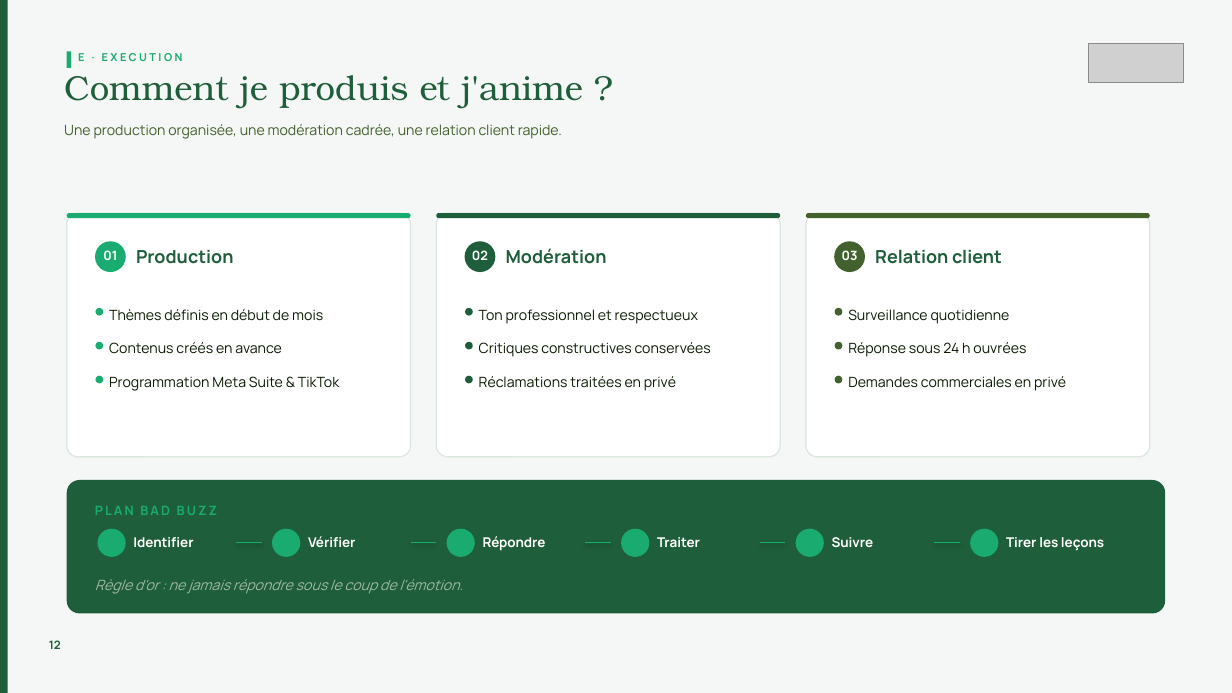
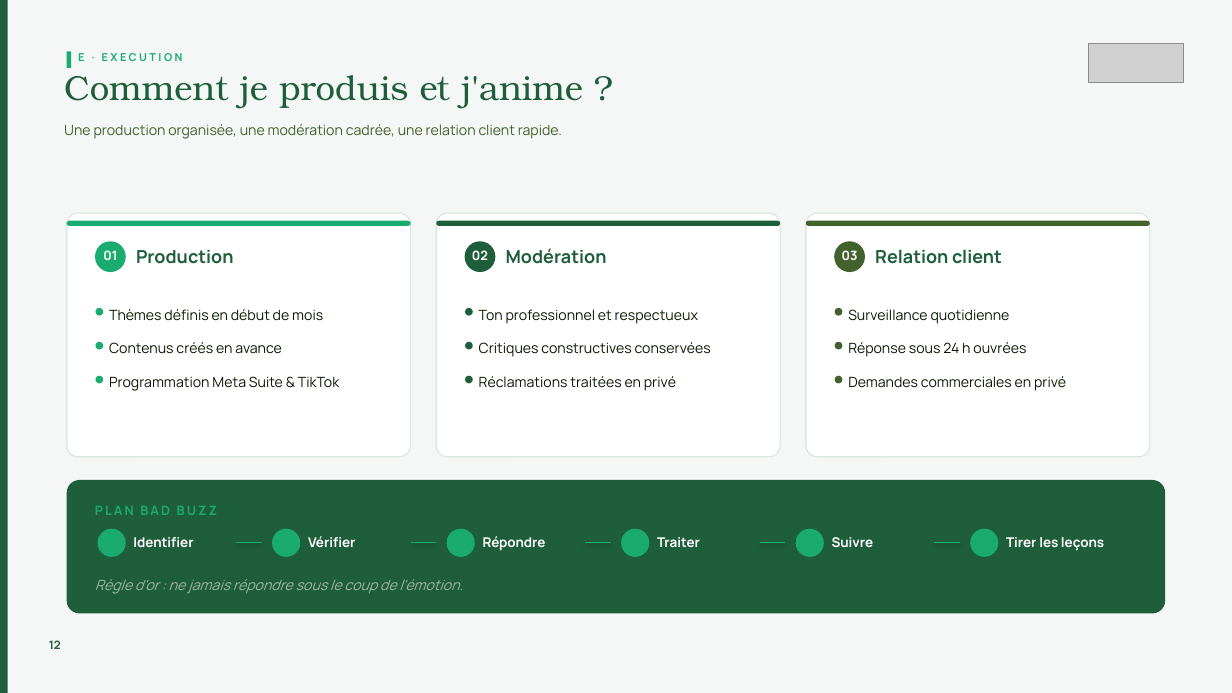
Before and after one commit to nenehsd/portefolio, a slide deck: slide 12 of Pitch_Deck_Sadiya_Digital_Agri.pptx. Drawn at 1232x693 pixels with LibreOffice and Linux fonts; fonts in the diff are those of the drawing; grey boxes stand for pictures. Boxes give left, top, right and bottom in pixels: in the first picture for what was removed or moved away, otherwise in the second. Text is boxed around its words. In the diff, an @@ line names an element or a change of style, - is before the commit and + after.

```diff
--- a/Pitch_Deck_Sadiya_Digital_Agri.pptx
+++ b/Pitch_Deck_Sadiya_Digital_Agri.pptx
@@ 3 rounded rectangles: place and size @@
-3 rounded rectangles at <box>67,213,1150,219</box>
+3 rounded rectangles at <box>67,221,1150,226</box>
```
Also in this commit, not shown: 1 other slide changed, 1 slide added, 5 other files.
